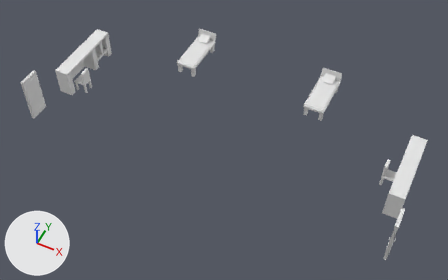
The FBX model Assets/03_Arts/Kids Bedroom/Kids Bedroom.fbx: old version first, new version second.
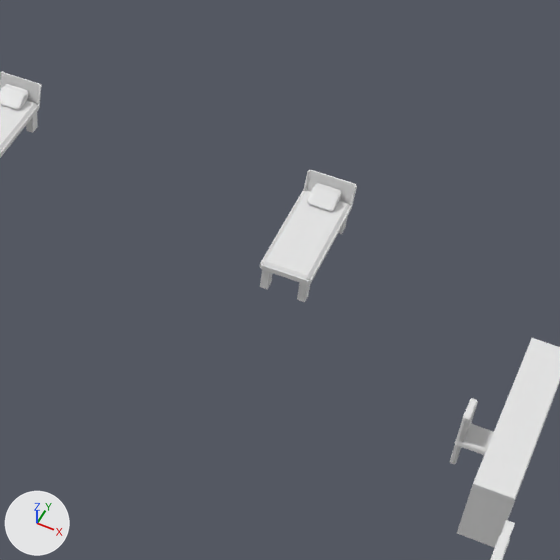
Each version appears first whole from a 50 mm camera at (7.22, 0.02, 18.64) aimed at (-0.24, 14.93, 0.0), and next in a close-up on the part from 45% to 94% of the width and 0% to 80% of the height. Arrows for +X, +Y and +Z are at lower left; the lights stay in place. Where no turn or scale is listed for an object, it has been applied to the vertices.

In view in the first close-up: 'Chairs.008', 'Desks.002', 'Single Bed', 'Single Bed.001'.
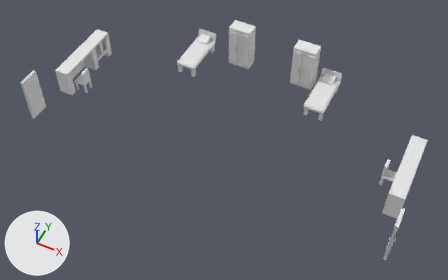
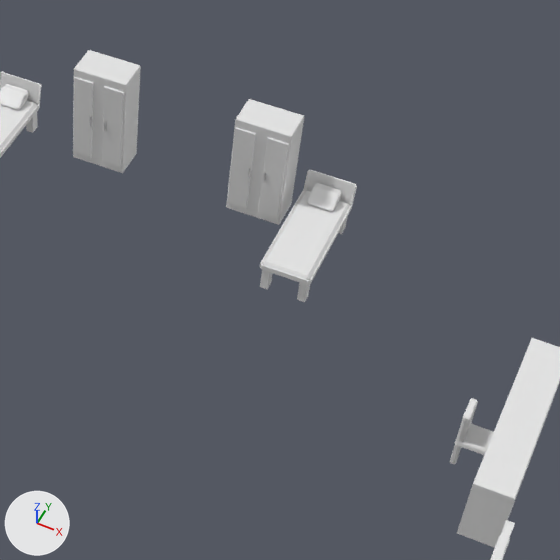
What changed in the scene script:
```text
Add mat_m_brotherwardrobedoor:
    mat_m_brotherwardrobedoor = principled_material('m_BrotherWardrobeDoor')
    mat_m_brotherwardrobedoor.base_color = (0.8, 0.8, 0.8)  # white #e7e7e7
    mat_m_brotherwardrobedoor.roughness = 0.4
Add mat_m_kidswardrobehandler:
    mat_m_kidswardrobehandler = principled_material('m_kidsWardrobeHandler')
    mat_m_kidswardrobehandler.base_color = (0.8, 0.8, 0.8)  # white #e7e7e7
    mat_m_kidswardrobehandler.metallic = 1.0
Add mat_m_sisterwardrobedoor:
    mat_m_sisterwardrobedoor = principled_material('m_SisterWardrobeDoor')
    mat_m_sisterwardrobedoor.base_color = (0.8, 0.8, 0.8)  # white #e7e7e7
    mat_m_sisterwardrobedoor.roughness = 0.4
Add me_cube_026:
    me_cube_026.from_pydata(...)  # 80 vertices, 70 faces; spans x 0.0..1.0, y -0.12..0.54, z -1.0..1.0
    # faces by material slot: [28, 18, 24]
    me_cube_026.materials.append(mat_m_chaircushions)  # white #e7e7e7
    me_cube_026.materials.append(mat_m_brotherwardrobedoor)  # white #e7e7e7
    me_cube_026.materials.append(mat_m_kidswardrobehandler)  # white #e7e7e7
Add me_cube_027:
    me_cube_027.from_pydata(...)  # 80 vertices, 70 faces; spans x 0.0..1.0, y -0.12..0.54, z -1.0..1.0
    # faces by material slot: [28, 24, 18]
    me_cube_027.materials.append(mat_m_chaircushions)  # white #e7e7e7
    me_cube_027.materials.append(mat_m_kidswardrobehandler)  # white #e7e7e7
    me_cube_027.materials.append(mat_m_sisterwardrobedoor)  # white #e7e7e7
Add ob_brother_wardrobe:
    ob_brother_wardrobe = bpy.data.objects.new('Brother Wardrobe', me_cube_026)
    ob_brother_wardrobe.location = (0.84, 19.26, 1.01)
Add ob_sister_wardrobe:
    ob_sister_wardrobe = bpy.data.objects.new('Sister Wardrobe', me_cube_027)
    ob_sister_wardrobe.location = (-2.14, 19.26, 1.01)
```

Pixel boxes [x1, y1, x2, y2] of what changed, in the close-ups (560 x 560 px):
'Brother Wardrobe', added: after [226, 99, 304, 225]
    faces in mat_m_chaircushions (white #e7e7e7): [226, 99, 304, 225]
    faces in mat_m_brotherwardrobedoor (white #e7e7e7): [227, 127, 289, 219]
'Sister Wardrobe', added: after [73, 50, 141, 173]
    faces in mat_m_chaircushions (white #e7e7e7): [73, 50, 141, 173]
    faces in mat_m_sisterwardrobedoor (white #e7e7e7): [73, 77, 124, 167]
